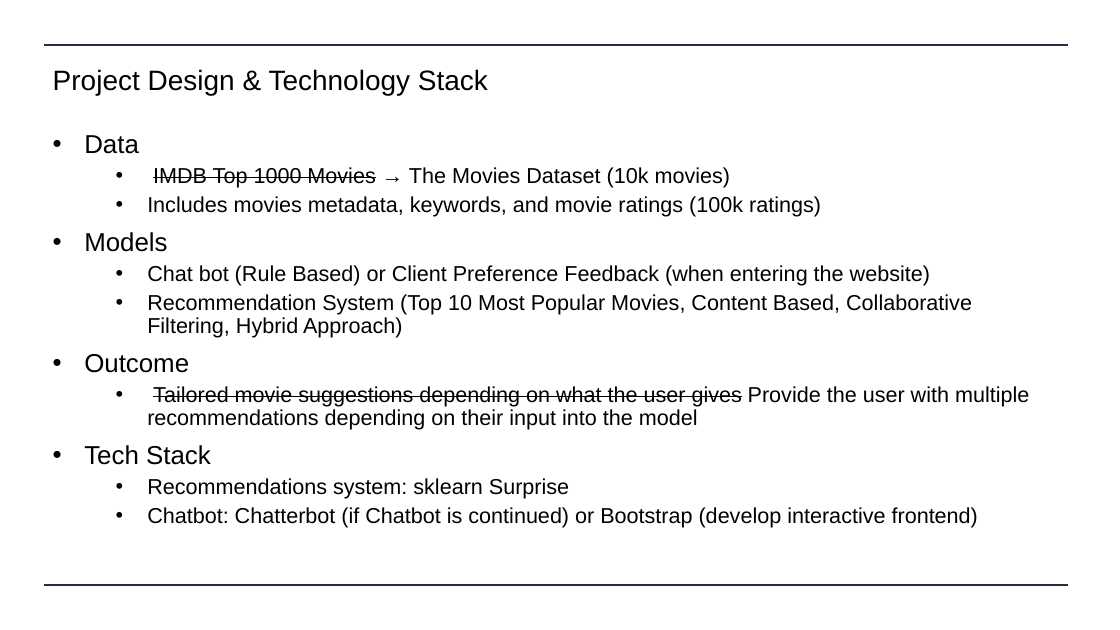
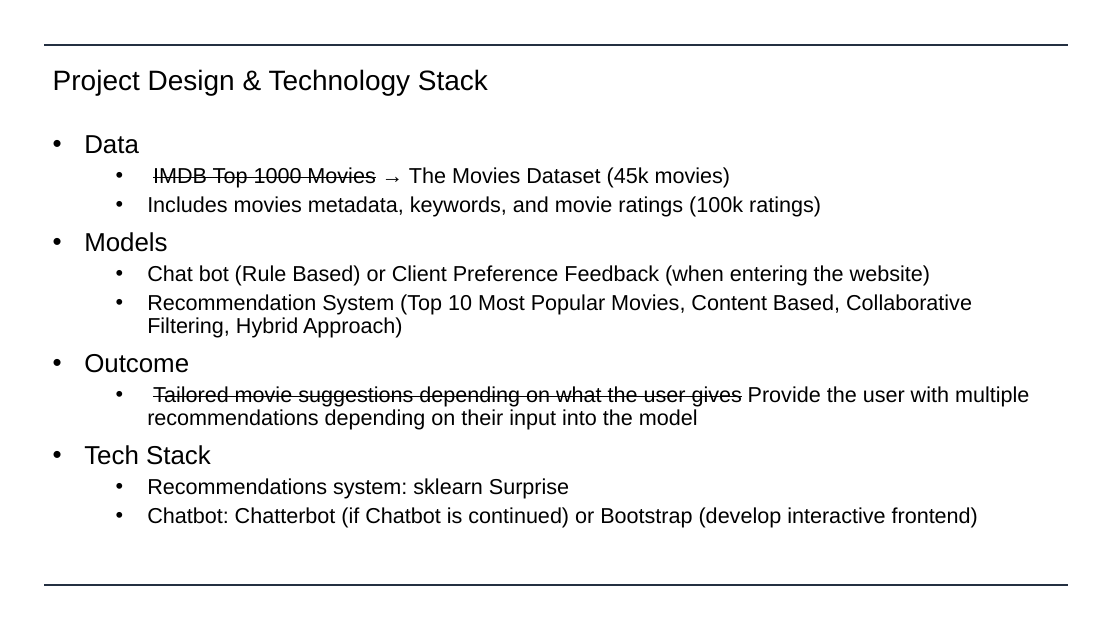
Before and after one commit to mcastelli5/Movie-Recommendation-Engine, a slide deck: slide 2 of scope/FourthBrain - Project Mid Review.pptx. Drawn at 1120x630 pixels with LibreOffice and Linux fonts; fonts in the diff are those of the drawing. Boxes give left, top, right and bottom in pixels: in the first picture for what was removed or moved away, otherwise in the second. Text is boxed around its words. In the diff, an @@ line names an element or a change of style, - is before the commit and + after.

```diff
--- a/scope/FourthBrain - Project Mid Review.pptx
+++ b/scope/FourthBrain - Project Mid Review.pptx
@@ text at (153, 167, 731, 188): text changed @@
-  • IMDB Top 1000 Movies → The Movies Dataset (10k movies)
+  • IMDB Top 1000 Movies → The Movies Dataset (45k movies)
```
Also in this commit, not shown: 2 other files.
